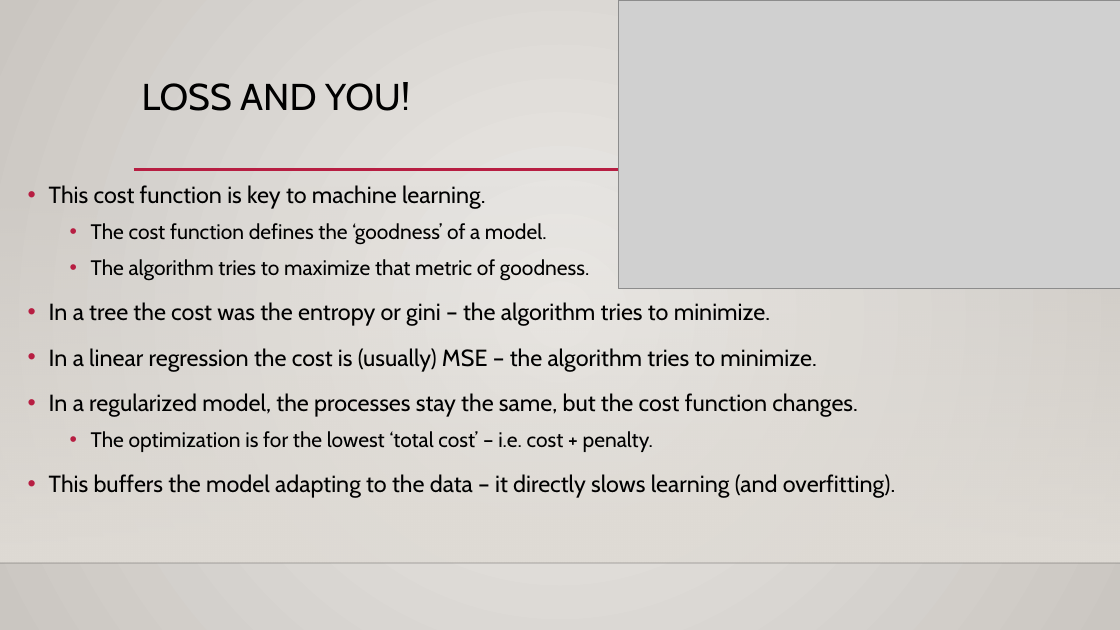
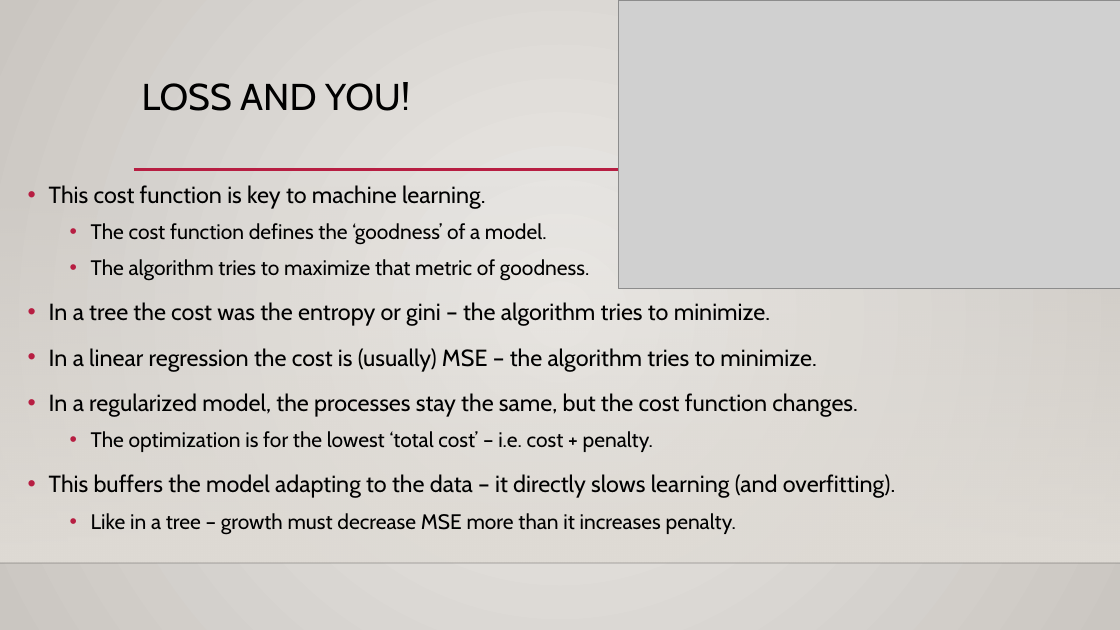
Before and after one commit to glennybarnes/Intro_to_Machine_Learning_Students, a slide deck: slide 43 of reference_content/Slides/007_Basis_and_Regularization.pptx (slide 42 before the commit). Drawn at 1120x630 pixels with LibreOffice and Linux fonts; fonts in the diff are those of the drawing; grey boxes stand for pictures; background and template pictures are left out. Boxes give left, top, right and bottom in pixels: in the first picture for what was removed or moved away, otherwise in the second. Text is boxed around its words. In the diff, an @@ line names an element or a change of style, - is before the commit and + after.

```diff
--- a/reference_content/Slides/007_Basis_and_Regularization.pptx
+++ b/reference_content/Slides/007_Basis_and_Regularization.pptx
@@ text at (91, 513, 736, 535): paragraph added @@
+  • Like in a tree – growth must decrease MSE more than it increases penalty.
```
Also in this commit, not shown: 10 other slides changed, 1 slide added, 1 other file.
